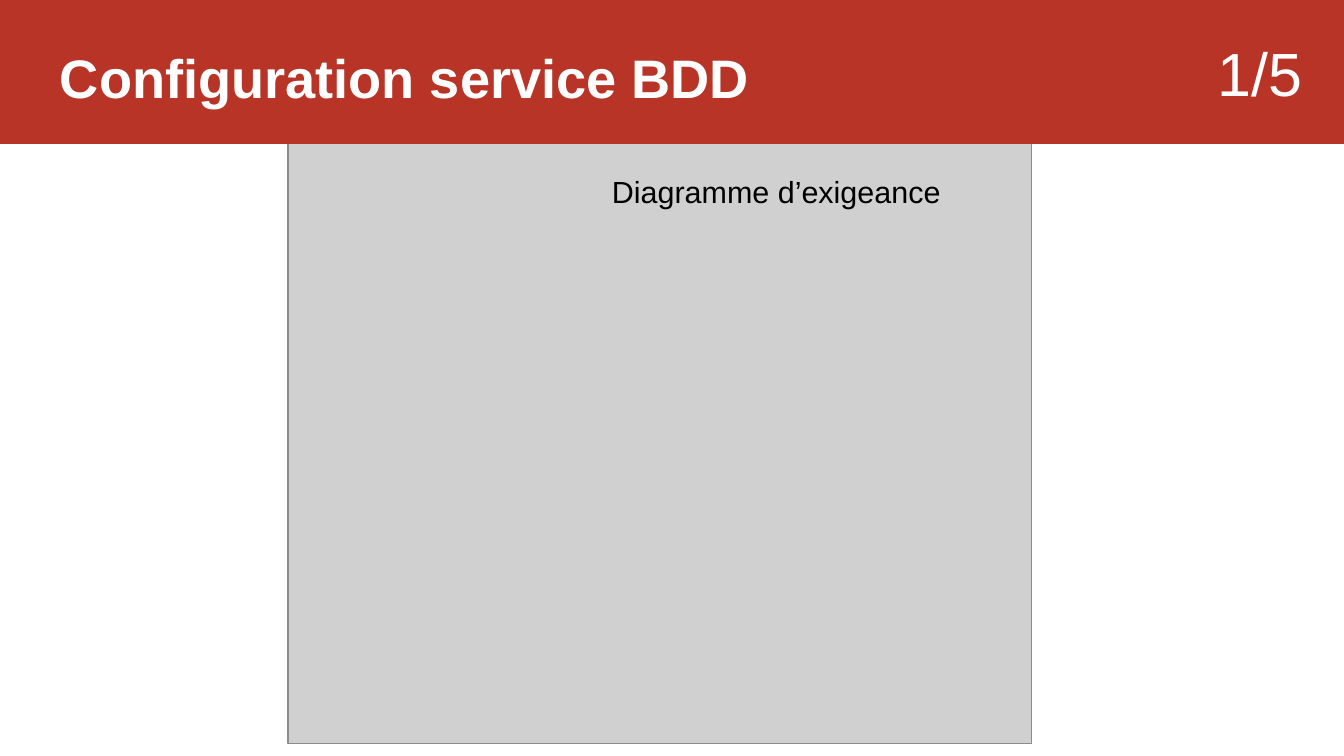
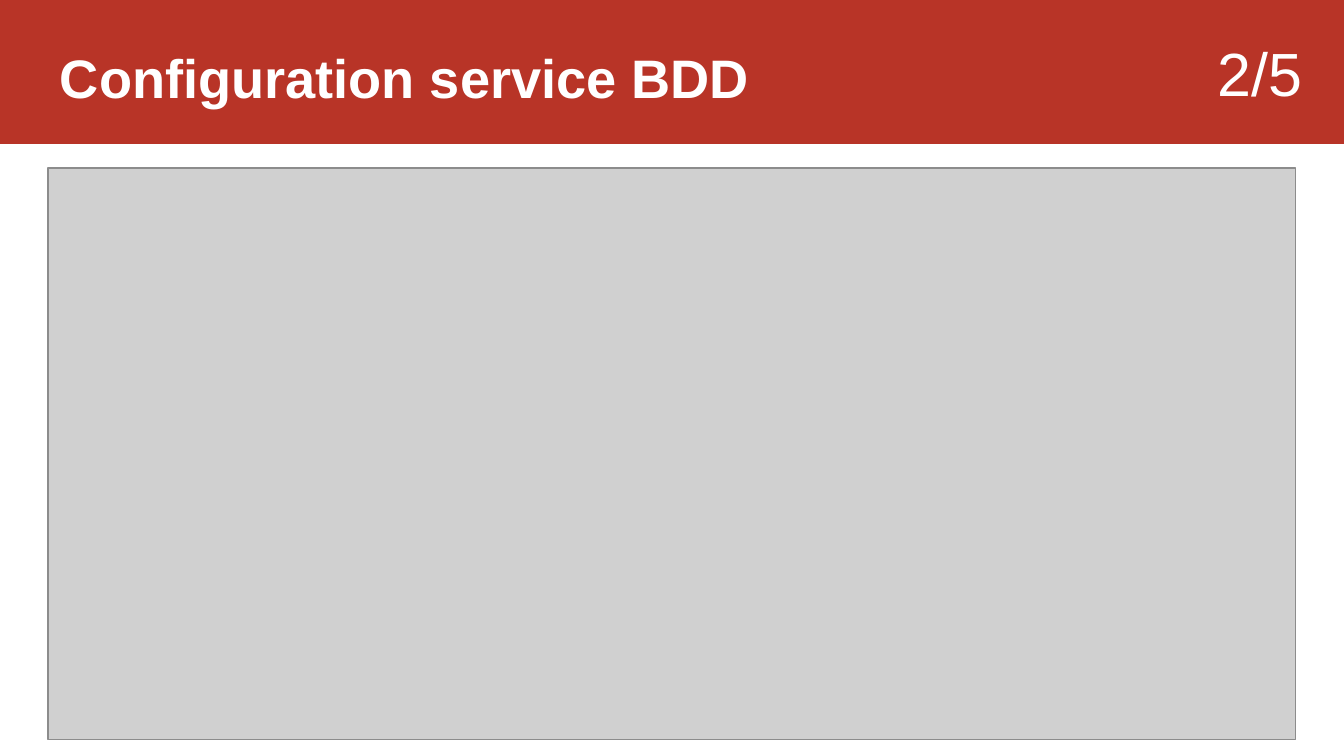
Before and after one commit to Sauvage89/sechoir-houblon, a slide deck: slide 22 of doc/diaporama/revue4/02-revue_sauvage.odp (slide 7 before the commit). Drawn at 1344x756 pixels with LibreOffice and Linux fonts; fonts in the diff are those of the drawing; grey boxes stand for pictures. Boxes give left, top, right and bottom in pixels: in the first picture for what was removed or moved away, otherwise in the second. Text is boxed around its words. In the diff, an @@ line names an element or a change of style, - is before the commit and + after.

Commit message:
refactor: amélioration de l'ordre du diaporama sauvage et amélioration structure cahier de recettes lenny et de meme pour les diagramme

```diff
--- a/doc/diaporama/revue4/02-revue_sauvage.odp
+++ b/doc/diaporama/revue4/02-revue_sauvage.odp
@@ text at <box>1217,52,1302,97</box>: text changed @@
-1/5
+2/5
@@ picture: place and size @@
-picture at <box>288,143,1032,744</box>
+picture at <box>48,168,1296,740</box>
@@ text removed at <box>612,181,941,209</box> @@
-Diagramme d’exigeance
```
Also in this commit, not shown: 22 other slides changed, 4 slides added, 4 other files.
